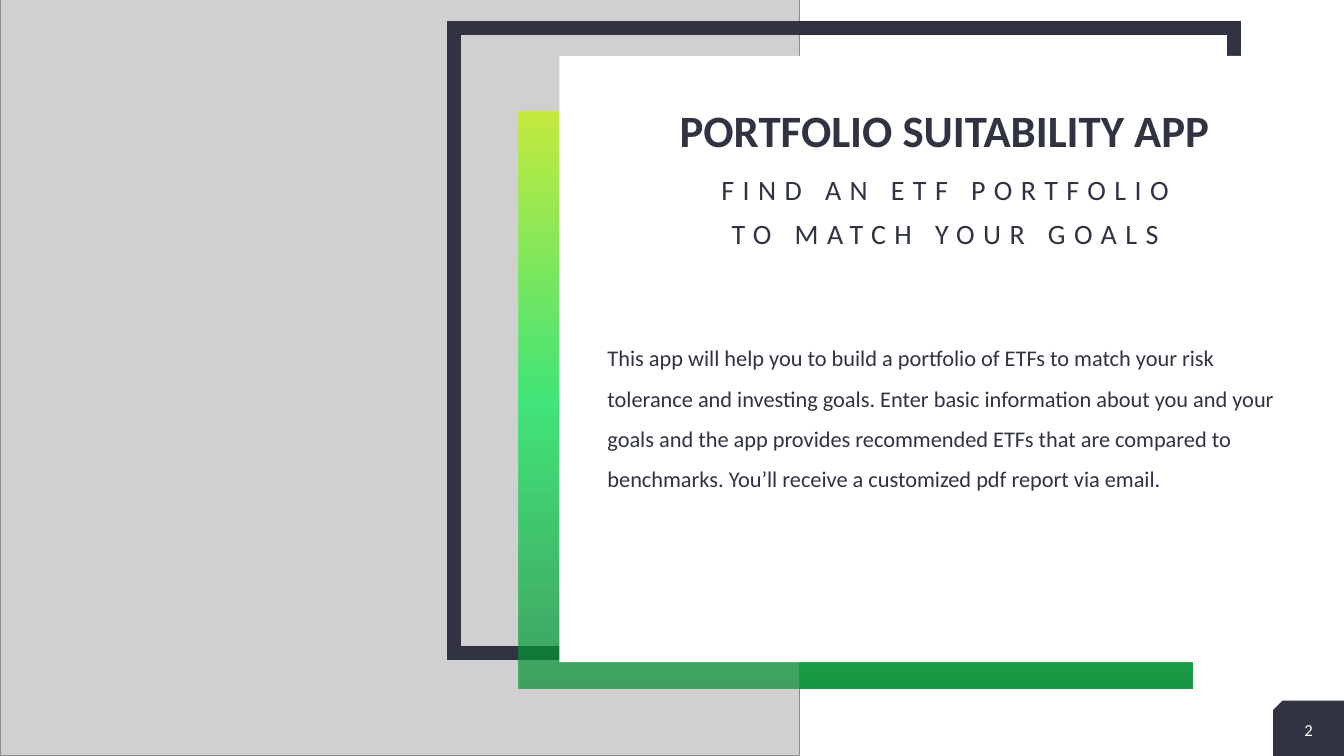
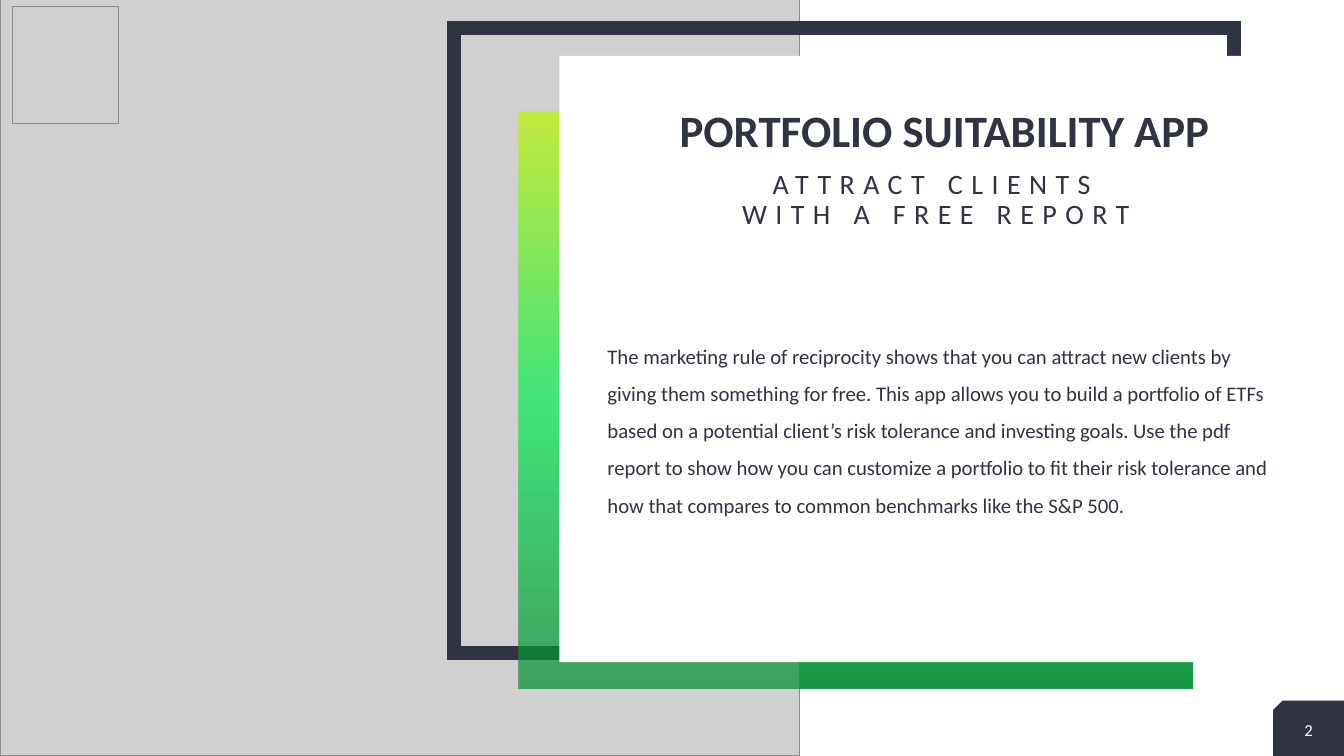
Before and after one commit to Kgross2/portfolio_suitability_app, a slide deck: slide 2 of Project 1 presentation.pptx. Drawn at 1344x756 pixels with LibreOffice and Linux fonts; fonts in the diff are those of the drawing; grey boxes stand for pictures. Boxes give left, top, right and bottom in pixels: in the first picture for what was removed or moved away, otherwise in the second. Text is boxed around its words. In the diff, an @@ line names an element or a change of style, - is before the commit and + after.

Commit message:
PPT draft 2

```diff
--- a/Project 1 presentation.pptx
+++ b/Project 1 presentation.pptx
@@ picture added at (12,6,119,124) @@
@@ text at (742,206,1130,224): text changed @@
-FIND AN ETF PORTFOLIO
-TO MATCH YOUR GOALS
+ATTRACT CLIENTS WITH A FREE REPORT
@@ text at (607,349,1267,517): text changed; size 16 to 14.8 pt @@
-This app will help you to build a portfolio of ETFs to match your risk tolerance and investing goals. Enter basic information about you and your goals and the app provides recommended ETFs that are compared to benchmarks. You’ll receive a customized pdf report via email.
+The marketing rule of reciprocity shows that you can attract new clients by giving them something for free. This app allows you to build a portfolio of ETFs based on a potential client’s risk tolerance and investing goals. Use the pdf report to show how you can customize a portfolio to fit their risk tolerance and how that compares to common benchmarks like the S&P 500.
```
Also in this commit, not shown: 7 other slides changed, 2 slides added, 2 slides removed.
